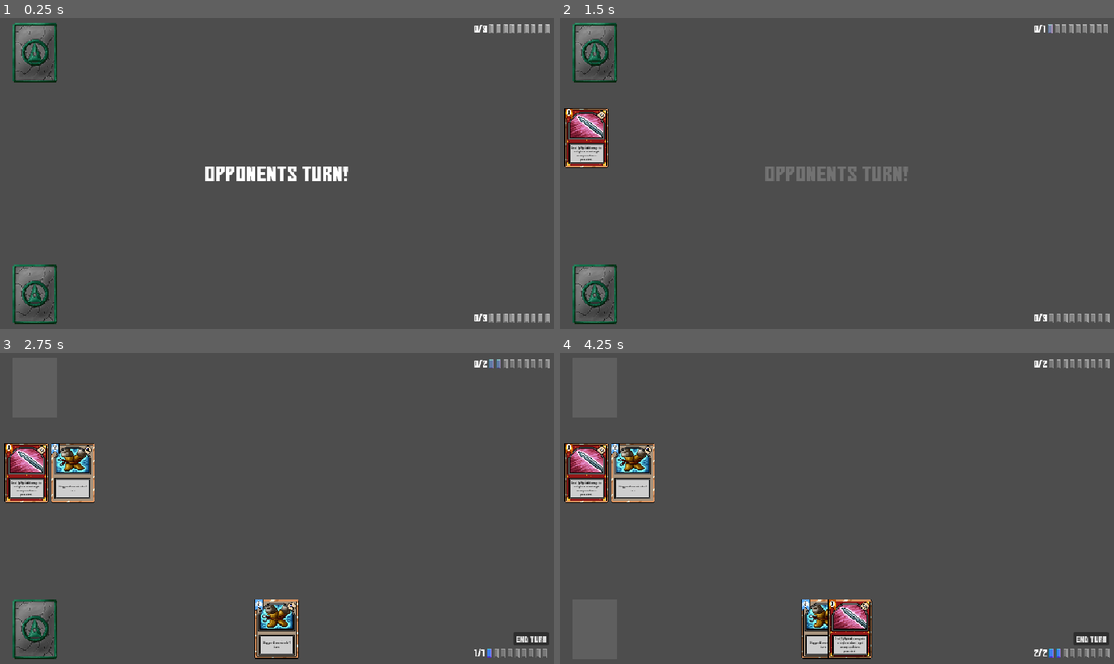
Above: before the commit, frames 1-4 (two rows, left to right).
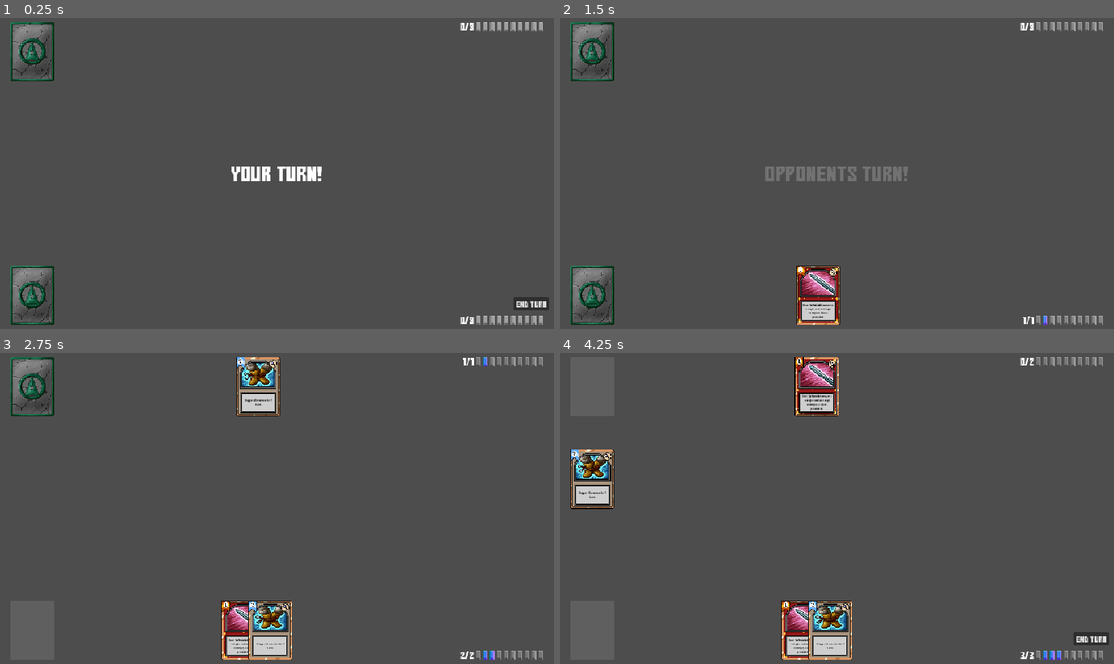
Above: after the commit, the same moments.

Repository: kieranlavelle/pixadeck
Game: Godot game, scene res://scenes/main.tscn
The game is run twice, just before and just after one commit, with the same random seed, the same clock (stepped at 60 frames per second) and the same inputs.
Inputs (mouse positions are in pixels of both pictures, inside the frame that each line leads up to):
- Up to frame 1 (0.25 s): no input
- Up to frame 2 (1.5 s): click (1091, 304) at 0.5 s, where only the run after the commit has a clickable "End Turn"; click (1091, 304) at 1.25 s, where only the run before the commit has a clickable "End Turn"
- Up to frame 3 (2.75 s): click (531, 639) at 2 s, where only the run after the commit has a clickable "End Turn"
- Up to frame 4 (4.25 s): move the mouse to (958, 492) at 2.77 s; press the mouse at (958, 492) at 2.78 s; right-click (958, 492) at 3.05 s; release the mouse at (958, 492) at 3.5 s; drag from (726, 524) to (809, 570) at 3.52 s

The runs differ from the first frame. In frame 1, 3.4% of the frame differs, in the area x 1-100%, y 1-99%; in frame 2, 5.2%; in frame 3, 9.1%, in the area x 0-100%, y 1-99%; in frame 4, 7.6%.

Commit message:
Refactor battle layout around combatants

Diff:
--- a/scenes/main.tscn
+++ b/scenes/main.tscn
@@ -1,22 +1,66 @@
 [gd_scene format=3 uid="uid://6ets8s8yauur"]
 
 [ext_resource type="Script" uid="uid://cgtpe2hl42evt" path="res://src/battle/battle_manager.gd" id="1_eb6dy"]
-[ext_resource type="PackedScene" uid="uid://dvvyp02wvklra" path="res://src/player/player.tscn" id="2_o6xl0"]
+[ext_resource type="PackedScene" uid="uid://dvvyp02wvklra" path="res://src/combatant/combatant.tscn" id="2_o6xl0"]
 [ext_resource type="Script" uid="uid://bw6ifcuinuiw5" path="res://src/scenes/battle_overlay/text_display.gd" id="6_85g3d"]
 [ext_resource type="Script" uid="uid://bvwxb4osm86ok" path="res://src/scenes/battle_overlay/skip_turn_button.gd" id="6_tipki"]
 [ext_resource type="FontFile" uid="uid://00clkfd0cxp2" path="res://assets/fonts/gomarice_no_continue.ttf" id="7_85g3d"]
 [ext_resource type="Script" uid="uid://dkkq2wtrajg0i" path="res://src/scenes/battle_overlay/battle_overlay.gd" id="7_choun"]
 [ext_resource type="PackedScene" uid="uid://dqsspfenvktrp" path="res://src/scenes/card_drop_zone.tscn" id="7_o6xl0"]
 [ext_resource type="Script" uid="uid://c7vod8twahxdi" path="res://src/scenes/turn_manager/turn_manager.gd" id="8_tipki"]
-[ext_resource type="PackedScene" uid="uid://5btx4itv08sa" path="res://src/enemy/enemy.tscn" id="9_trceg"]
 
-[node name="BattleManager" type="Node2D" unique_id=2129418468]
+[node name="BattleManager" type="Control" unique_id=982758747]
+layout_mode = 3
+anchors_preset = 15
+anchor_right = 1.0
+anchor_bottom = 1.0
+grow_horizontal = 2
+grow_vertical = 2
 script = ExtResource("1_eb6dy")
 
-[node name="Player" parent="." unique_id=572737044 groups=["Player"] instance=ExtResource("2_o6xl0")]
+[node name="BattleLayout" type="VBoxContainer" parent="." unique_id=1298152651]
+layout_mode = 1
+anchors_preset = 15
+anchor_right = 1.0
+anchor_bottom = 1.0
+grow_horizontal = 2
+grow_vertical = 2
+mouse_filter = 2
+
+[node name="TopSeat" type="MarginContainer" parent="BattleLayout" unique_id=1916993025]
+custom_minimum_size = Vector2(0, 120)
+layout_mode = 2
+theme_override_constants/margin_left = 20
+theme_override_constants/margin_top = 8
+theme_override_constants/margin_right = 20
+theme_override_constants/margin_bottom = 8
+
+[node name="Enemy" parent="BattleLayout/TopSeat" unique_id=135601075 groups=["Combatants"] instance=ExtResource("2_o6xl0")]
+layout_mode = 2
+
+[node name="Battlefield" type="MarginContainer" parent="BattleLayout" unique_id=1907019429]
+layout_mode = 2
+size_flags_vertical = 3
+theme_override_constants/margin_left = 20
+theme_override_constants/margin_top = 8
+theme_override_constants/margin_right = 20
+theme_override_constants/margin_bottom = 8
+
+[node name="CardDropZone" parent="BattleLayout/Battlefield" unique_id=1935065409 groups=["CardDropZone"] instance=ExtResource("7_o6xl0")]
+layout_mode = 2
+
+[node name="BottomSeat" type="MarginContainer" parent="BattleLayout" unique_id=497628844]
+custom_minimum_size = Vector2(0, 120)
+layout_mode = 2
+theme_override_constants/margin_left = 20
+theme_override_constants/margin_top = 8
+theme_override_constants/margin_right = 20
+theme_override_constants/margin_bottom = 8
+
+[node name="Player" parent="BattleLayout/BottomSeat" unique_id=1676522694 groups=["Combatants"] instance=ExtResource("2_o6xl0")]
+layout_mode = 2
 is_local_player = true
-
-[node name="Enemy" parent="." unique_id=1288679930 groups=["Player"] instance=ExtResource("9_trceg")]
+seat = 1
 
 [node name="BattleOverlay" type="CanvasLayer" parent="." unique_id=1143265905]
 layer = 100
@@ -51,13 +95,8 @@
 text = "End Turn"
 script = ExtResource("6_tipki")
 
-[node name="CardDropZone" parent="." unique_id=1935065409 groups=["CardDropZone"] instance=ExtResource("7_o6xl0")]
-
 [node name="TurnManager" type="Node" parent="." unique_id=1402197015]
 script = ExtResource("8_tipki")
 
 [connection signal="pressed" from="BattleOverlay/EndTurnButton" to="BattleOverlay/EndTurnButton" method="_on_pressed"]
 [connection signal="turn_finished" from="TurnManager" to="TurnManager" method="_on_turn_ended"]
-
-[editable path="Player"]
-[editable path="Enemy"]
--- a/src/battle/battle_manager.gd
+++ b/src/battle/battle_manager.gd
@@ -1,18 +1,22 @@
 class_name BattleManager
-extends Node2D
+extends Control
 
-@onready var PlayerNode = $Player
-@onready var EnemyNode = $Enemy
 @onready var TurnManagerNode = $TurnManager
 @onready var BattleOverlay = $BattleOverlay
 
-var players: Array[BasePlayer] = []
+var combatants: Array[Combatant] = []
 
 func _ready():
 
-	# if A player end's their turn emit turn_finished
-	PlayerNode.player_turn_ended.connect(TurnManagerNode.turn_finished.emit)
-	EnemyNode.player_turn_ended.connect(TurnManagerNode.turn_finished.emit)
+	# discover combatants in this battle
+	combatants.assign(get_tree().get_nodes_in_group("Combatants"))
+	for combatant in combatants:
+		combatant.combatant_id = combatant.get_instance_id()
+		combatant.apply_layout()
+
+		# connect their signals
+		combatant.player_turn_ended.connect(TurnManagerNode.turn_finished.emit)
+		TurnManagerNode.turn_started.connect(combatant._on_turn_start)
 
 	# If A player skips their turn emit turn finished
 	BattleOverlay.request_end_turn.connect(TurnManagerNode.turn_finished.emit)
@@ -22,21 +26,16 @@
 	TurnManagerNode.turn_started.connect(_ui_on_turn_start)
 
 	# What to do when a turn starts?
-	TurnManagerNode.turn_started.connect(PlayerNode._on_turn_start)
-	TurnManagerNode.turn_started.connect(EnemyNode._on_turn_start)
 	TurnManagerNode.turn_started.connect(BattleOverlay._on_turn_start)
 
-	players.assign(get_tree().get_nodes_in_group("Player"))
-	for player in players:
-		player.player_id = player.get_instance_id()
 
-	TurnManagerNode.start(players)
+	TurnManagerNode.start(combatants)
 
-func _ui_on_turn_start(player: BasePlayer) -> void:
+func _ui_on_turn_start(combatant: Combatant) -> void:
 
 	# we don't need to check it's there turn as it must be inside this
 	# as the signal fired.
-	if player.is_local_player:
+	if combatant.is_local_player:
 		BattleOverlay.show_end_turn_button()
 	else:
 		BattleOverlay.hide_end_turn_button()
--- a/src/card/card.gd
+++ b/src/card/card.gd
@@ -52,8 +52,8 @@
 		_update_tooltip_position()
 
 
-# proxy inputs to current state handler
-func _unhandled_input(event) -> void:
+
+func _gui_input(event: InputEvent) -> void:
 	if card_state.current_state:
 		card_state.current_state.handle_input(event)
 
--- a/src/card/card_state_machine.gd
+++ b/src/card/card_state_machine.gd
@@ -22,7 +22,6 @@
 
 
 func transition_to(state: String) -> void:
-
 	# we can never move another players cards to these states
 	if not card.is_locally_owned and PLAYER_TURN_ONLY_STATES.has(state):
 		return
@@ -30,8 +29,6 @@
 	# cant move your card into these states on your opponents turn
 	if card.opponents_turn and PLAYER_TURN_ONLY_STATES.has(state):
 		return
-
-	print("moved from state: ", current_state.name, " to: ", state)
 
 	var new_state = states[state]
 
--- a/src/scripts/base_player.gd
+++ b/src/combatant/combatant.gd
@@ -1,36 +1,57 @@
-class_name BasePlayer
-extends Node
+class_name Combatant
+extends Control
 
 @export var is_local_player: bool
+@export var seat: Seat
 
-@onready var deck = $Deck
-@onready var hand = $Hand
-@onready var mana = $Mana
+@onready var deck = $Layout/Deck
+@onready var hand = $Layout/Hand
+@onready var mana = $Layout/Mana
+@onready var layout = $Layout
+@onready var ai_controller = $AIController
 
 signal player_turn_ended
 
+enum Seat { TOP, BOTTOM }
+
 # set by the battle manager at battle start.
 # used to infer if it is the players turn
-var player_id: int
+var combatant_id: int
 
 func _ready() -> void:
 	hand.request_play_card.connect(_request_to_play_card)
 	hand.request_transition.connect(_handle_card_transition_request)
+	hand.owner_combatant = self
+
+
+	# disable the AI controller if this is a player
+	if is_local_player:
+		ai_controller.set_process(false)
+	else:
+		ai_controller.setup(self)
 
 
 func _player_turn_ended() -> void:
 	player_turn_ended.emit()
 
 
-func _on_turn_start(player: BasePlayer) -> void:
+func _on_turn_start(combatant: Combatant) -> void:
 	# if it's the players turn, draw a card from their hand
-	if player.player_id == player_id:
-		# this just feels a bit better, so we can see the card appear
+	if combatant.combatant_id == combatant_id:
+
+		# Wait so we can see the cards appear.
+		# TODO: This will be replaced with animation await
 		await get_tree().create_timer(1).timeout
+
+		# behaviours agnostic to real vs ai player.
 		deck.draw_card()
 		enable_player()
+		mana.on_new_turn()
 
-		mana.on_new_turn()
+		# If it's an AI hand control to the controller.
+		if not is_local_player:
+			ai_controller.play_turn()
+
 	else:
 		disable_player()
 
@@ -67,3 +88,17 @@
 			callback.call(false)
 	else:
 		callback.call(true)
+
+
+
+func apply_layout() -> void:
+	# In future if we want to mirror layouts we can move the index
+	# of Layout to changer their ordering
+	if seat == Seat.BOTTOM:
+		mana.size_flags_vertical = Control.SIZE_SHRINK_END
+		deck.size_flags_vertical = Control.SIZE_SHRINK_END
+		hand.size_flags_vertical = Control.SIZE_SHRINK_END
+	else:
+		mana.size_flags_vertical = Control.SIZE_SHRINK_BEGIN
+		deck.size_flags_vertical = Control.SIZE_SHRINK_BEGIN
+		hand.size_flags_vertical = Control.SIZE_SHRINK_BEGIN
--- /dev/null
+++ b/src/combatant/combatant.tscn
@@ -0,0 +1,52 @@
+[gd_scene format=3 uid="uid://dvvyp02wvklra"]
+
+[ext_resource type="Script" uid="uid://dtgwn70lplb04" path="res://src/combatant/combatant.gd" id="1_o822w"]
+[ext_resource type="PackedScene" uid="uid://cryj3mghpm68i" path="res://src/deck/deck.tscn" id="2_x42xx"]
+[ext_resource type="Script" uid="uid://by78ddj4qp3w6" path="res://src/card/card_data.gd" id="3_l271a"]
+[ext_resource type="Resource" uid="uid://c7ib0x1vjkvrj" path="res://src/card/_cards/strike.tres" id="4_8ydov"]
+[ext_resource type="Resource" uid="uid://bmk4te5ggnitg" path="res://src/card/_cards/dome.tres" id="5_ylhto"]
+[ext_resource type="PackedScene" uid="uid://cm7rcu252yg0r" path="res://src/hand/hand.tscn" id="6_cwolq"]
+[ext_resource type="Script" uid="uid://ddw12klinnuwf" path="res://src/hand/hand.gd" id="7_2smqc"]
+[ext_resource type="PackedScene" uid="uid://cmhi8vns8xt7s" path="res://src/combatant/mana/mana.tscn" id="8_x42xx"]
+[ext_resource type="Script" uid="uid://b8gfm8g1lt6ug" path="res://src/combatant/controllers/ai_controller.gd" id="9_l271a"]
+
+[node name="Combatant" type="Control" unique_id=756094817]
+custom_minimum_size = Vector2(920, 140)
+layout_mode = 3
+anchors_preset = 0
+mouse_filter = 2
+script = ExtResource("1_o822w")
+
+[node name="AIController" type="Node" parent="." unique_id=1915990741]
+script = ExtResource("9_l271a")
+
+[node name="Layout" type="HBoxContainer" parent="." unique_id=1848351654]
+layout_mode = 1
+anchors_preset = 15
+anchor_right = 1.0
+anchor_bottom = 1.0
+grow_horizontal = 2
+grow_vertical = 2
+mouse_filter = 2
+theme_override_constants/separation = 10
+
+[node name="Deck" parent="Layout" unique_id=465602771 instance=ExtResource("2_x42xx")]
+custom_minimum_size = Vector2(76, 103)
+layout_mode = 2
+size_flags_horizontal = 5
+size_flags_vertical = 8
+starting_deck = Array[ExtResource("3_l271a")]([ExtResource("4_8ydov"), ExtResource("5_ylhto")])
+
+[node name="Hand" parent="Layout" unique_id=475158690 instance=ExtResource("6_cwolq")]
+unique_name_in_owner = true
+custom_minimum_size = Vector2(0, 103)
+layout_mode = 2
+size_flags_horizontal = 3
+size_flags_vertical = 8
+mouse_filter = 2
+theme_override_constants/separation = -30
+script = ExtResource("7_2smqc")
+
+[node name="Mana" parent="Layout" unique_id=998965938 instance=ExtResource("8_x42xx")]
+layout_mode = 2
+size_flags_vertical = 8
--- /dev/null
+++ b/src/combatant/controllers/ai_controller.gd
@@ -0,0 +1,20 @@
+class_name AIController
+extends Node
+
+var combatant: Combatant
+
+
+func setup(_combatant: Combatant) -> void:
+	combatant = _combatant
+
+
+func play_turn() -> void:
+	# look at the cards in hand, pick one, play it.
+	var dropzone: CardDropZone = get_tree().get_first_node_in_group("CardDropZone")
+
+	if len(combatant.hand.cards) > 0:
+		for card in combatant.hand.cards:
+			combatant._request_to_play_card(card, dropzone)
+
+	# if we got here, the AI has tried to play every card in hand
+	combatant.player_turn_ended.emit()
--- a/src/player/mana.gd
+++ b/src/combatant/mana/mana.gd
@@ -24,7 +24,7 @@
 		add_child(instance)
 
 
-# called from the BasePlayer when a new turn starts
+# called from the Combatant when a new turn starts
 func on_new_turn() -> void:
 	if current_max_mana < MAX_MANA:
 		current_max_mana += 1
--- /dev/null
+++ b/src/combatant/mana/mana.tscn
@@ -0,0 +1,22 @@
+[gd_scene format=3 uid="uid://cmhi8vns8xt7s"]
+
+[ext_resource type="Script" uid="uid://b0jtrb1aw7ykf" path="res://src/combatant/mana/mana.gd" id="1_n50ek"]
+[ext_resource type="FontFile" uid="uid://00clkfd0cxp2" path="res://assets/fonts/gomarice_no_continue.ttf" id="2_62vfg"]
+[ext_resource type="PackedScene" uid="uid://dh6psppxa7mcx" path="res://src/scenes/mana_crystals/mana_crystal.tscn" id="3_dy0dv"]
+
+[node name="Mana" type="HBoxContainer" unique_id=998965938]
+custom_minimum_size = Vector2(0, 17)
+anchors_preset = 15
+anchor_right = 1.0
+anchor_bottom = 1.0
+grow_horizontal = 2
+grow_vertical = 2
+script = ExtResource("1_n50ek")
+
+[node name="ManaLabel" type="Label" parent="." unique_id=215264000]
+layout_mode = 2
+theme_override_fonts/font = ExtResource("2_62vfg")
+text = "0/9"
+
+[node name="ManaCrystal" parent="." unique_id=1853425976 instance=ExtResource("3_dy0dv")]
+layout_mode = 2
--- a/src/enemy/enemy.gd
+++ /dev/null
@@ -1,22 +0,0 @@
-class_name Enemy
-extends BasePlayer
-
-
-func _on_turn_start(player: BasePlayer) -> void:
-	# call base class on turn start func
-	await super(player)
-	if player.player_id == player_id:
-		play_turn()
-
-
-func play_turn() -> void:
-	# look at the cards in hand, pick one, play it.
-	var dropzone: CardDropZone = get_tree().get_first_node_in_group("CardDropZone")
-	if len(hand.cards) > 0:
-
-		var cards: Array[Card] = hand.cards.duplicate()
-		for card in cards:
-			_request_to_play_card(card, dropzone)
-
-	# if we got here, the AI has tried to play every card in hand
-	player_turn_ended.emit()
--- a/src/enemy/enemy.tscn
+++ /dev/null
@@ -1,35 +0,0 @@
-[gd_scene format=3 uid="uid://5btx4itv08sa"]
-
-[ext_resource type="Script" uid="uid://bggrpu1tght8j" path="res://src/enemy/enemy.gd" id="1_ll8s5"]
-[ext_resource type="PackedScene" uid="uid://cryj3mghpm68i" path="res://src/deck/deck.tscn" id="2_pql7r"]
-[ext_resource type="Script" uid="uid://by78ddj4qp3w6" path="res://src/card/card_data.gd" id="3_fuy6v"]
-[ext_resource type="Resource" uid="uid://c7ib0x1vjkvrj" path="res://src/card/_cards/strike.tres" id="4_njrcb"]
-[ext_resource type="Resource" uid="uid://bmk4te5ggnitg" path="res://src/card/_cards/dome.tres" id="5_cju2l"]
-[ext_resource type="PackedScene" uid="uid://cm7rcu252yg0r" path="res://src/hand/hand.tscn" id="6_e2x2n"]
-[ext_resource type="Script" uid="uid://ddw12klinnuwf" path="res://src/hand/hand.gd" id="7_3tv5q"]
-[ext_resource type="PackedScene" uid="uid://cmhi8vns8xt7s" path="res://src/player/mana.tscn" id="8_pql7r"]
-
-[node name="Enemy" type="Node" unique_id=1288679930]
-script = ExtResource("1_ll8s5")
-
-[node name="Deck" parent="." unique_id=465602771 instance=ExtResource("2_pql7r")]
-offset_left = 25.0
-offset_top = 10.0
-offset_right = 101.0
-offset_bottom = 113.0
-starting_deck = Array[ExtResource("3_fuy6v")]([ExtResource("4_njrcb"), ExtResource("5_cju2l")])
-
-[node name="Hand" parent="." unique_id=475158690 instance=ExtResource("6_e2x2n")]
-unique_name_in_owner = true
-anchors_preset = 10
-anchor_top = 0.0
-anchor_bottom = 0.0
-grow_vertical = 1
-mouse_filter = 2
-theme_override_constants/separation = -30
-script = ExtResource("7_3tv5q")
-
-[node name="Mana" parent="." unique_id=998965938 instance=ExtResource("8_pql7r")]
-offset_top = 0.0
-offset_right = 843.0
-offset_bottom = 40.0
--- a/src/hand/hand.gd
+++ b/src/hand/hand.gd
@@ -8,6 +8,7 @@
 signal request_transition(card: Card, from: String, to: String, callback: Callable)
 
 var cards: Array[Card] = []
+var owner_combatant: Combatant
 
 func add_to_hand(card_data: CardData) -> void:
 	if cards.size() < DEFAULT_MAX_HAND_SIZE:
@@ -25,11 +26,14 @@
 func update_cards_for_turn(is_opponents_turn: bool) -> void:
 	for card in get_children():
 		card.opponents_turn = is_opponents_turn
-		card.is_locally_owned = get_parent().is_local_player
+		card.is_locally_owned = owner_combatant.is_local_player
 
 
 
 func play_card(card: Card, new_parent: CardDropZone) -> void:
-	new_parent.play_card(card, get_parent())
+	new_parent.play_card(card, owner_combatant)
 	var index = cards.find(card)
-	cards.remove_at(index)
+
+	# find() can return -1
+	if index != -1:
+		cards.remove_at(index)
--- a/src/player/mana.tscn
+++ /dev/null
@@ -1,16 +0,0 @@
-[gd_scene format=3 uid="uid://cmhi8vns8xt7s"]
-
-[ext_resource type="Script" uid="uid://b0jtrb1aw7ykf" path="res://src/player/mana.gd" id="1_n50ek"]
-[ext_resource type="FontFile" uid="uid://00clkfd0cxp2" path="res://assets/fonts/gomarice_no_continue.ttf" id="2_62vfg"]
-
-[node name="Mana" type="HBoxContainer" unique_id=998965938]
-offset_left = 820.0
-offset_top = 500.0
-offset_right = 953.0
-offset_bottom = 540.0
-script = ExtResource("1_n50ek")
-
-[node name="ManaLabel" type="Label" parent="." unique_id=215264000]
-layout_mode = 2
-theme_override_fonts/font = ExtResource("2_62vfg")
-text = "0/9"
--- a/src/player/player.gd
+++ /dev/null
@@ -1,2 +0,0 @@
-class_name Player
-extends BasePlayer
--- a/src/player/player.tscn
+++ /dev/null
@@ -1,30 +0,0 @@
-[gd_scene format=3 uid="uid://dvvyp02wvklra"]
-
-[ext_resource type="Script" uid="uid://dtgwn70lplb04" path="res://src/player/player.gd" id="1_o822w"]
-[ext_resource type="PackedScene" uid="uid://cryj3mghpm68i" path="res://src/deck/deck.tscn" id="2_x42xx"]
-[ext_resource type="Script" uid="uid://by78ddj4qp3w6" path="res://src/card/card_data.gd" id="3_l271a"]
-[ext_resource type="Resource" uid="uid://c7ib0x1vjkvrj" path="res://src/card/_cards/strike.tres" id="4_8ydov"]
-[ext_resource type="Resource" uid="uid://bmk4te5ggnitg" path="res://src/card/_cards/dome.tres" id="5_ylhto"]
-[ext_resource type="PackedScene" uid="uid://cm7rcu252yg0r" path="res://src/hand/hand.tscn" id="6_cwolq"]
-[ext_resource type="Script" uid="uid://ddw12klinnuwf" path="res://src/hand/hand.gd" id="7_2smqc"]
-[ext_resource type="PackedScene" uid="uid://cmhi8vns8xt7s" path="res://src/player/mana.tscn" id="8_x42xx"]
-
-[node name="Player" type="Node" unique_id=572737044]
-script = ExtResource("1_o822w")
-
-[node name="Deck" parent="." unique_id=465602771 instance=ExtResource("2_x42xx")]
-offset_left = 25.0
-offset_top = 427.0
-offset_right = 101.0
-offset_bottom = 530.0
-starting_deck = Array[ExtResource("3_l271a")]([ExtResource("4_8ydov"), ExtResource("5_ylhto")])
-
-[node name="Hand" parent="." unique_id=475158690 instance=ExtResource("6_cwolq")]
-unique_name_in_owner = true
-offset_top = -10.0
-offset_bottom = -10.0
-mouse_filter = 2
-theme_override_constants/separation = -30
-script = ExtResource("7_2smqc")
-
-[node name="Mana" parent="." unique_id=998965938 instance=ExtResource("8_x42xx")]
--- a/src/scenes/battle_overlay/battle_overlay.gd
+++ b/src/scenes/battle_overlay/battle_overlay.gd
@@ -11,7 +11,7 @@
 	# re-emit childs signal
 	EndTurnButton.request_end_turn.connect(request_end_turn.emit)
 
-func _on_turn_start(player: BasePlayer):
+func _on_turn_start(player: Combatant):
 	# for now, the actul player will always be player 0 as they're first in the tree
 	if player.is_local_player:
 		TextDisplayNode.display_text("Your turn!")
--- a/src/scenes/card_drop_zone.gd
+++ b/src/scenes/card_drop_zone.gd
@@ -4,13 +4,13 @@
 # The card dropzone technically has two zones. One for each player.
 # the CardDropZone decides where a card gets reparented to.
 
-@onready var OpponentZone = $OpponentGrid
-@onready var PlayerZone = $PlayerGrid
+@onready var TopZone = $Layout/TopZone
+@onready var BottomZone = $Layout/BottomZone
 
 
 # currently there is no notion of an owner, and there is only a player
-func play_card(card: Card, player: BasePlayer):
-	if player.is_local_player:
-		card.reparent(PlayerZone)
+func play_card(card: Card, combatant: Combatant):
+	if combatant.seat == Combatant.Seat.BOTTOM:
+		card.reparent(BottomZone)
 	else:
-		card.reparent(OpponentZone)
+		card.reparent(TopZone)
--- a/src/scenes/card_drop_zone.tscn
+++ b/src/scenes/card_drop_zone.tscn
@@ -5,25 +5,25 @@
 [node name="CardDropZone" type="Control" unique_id=1935065409]
 layout_mode = 3
 anchors_preset = 0
-offset_left = 10.0
-offset_top = 105.0
-offset_right = 950.0
-offset_bottom = 435.0
 mouse_filter = 2
 script = ExtResource("1_giaq4")
 
-[node name="OpponentGrid" type="GridContainer" parent="." unique_id=729958016]
-layout_mode = 0
-offset_top = 52.0
-offset_right = 940.0
-offset_bottom = 155.0
+[node name="Layout" type="VBoxContainer" parent="." unique_id=1968807753]
+layout_mode = 1
+anchors_preset = 15
+anchor_right = 1.0
+anchor_bottom = 1.0
+grow_horizontal = 2
+grow_vertical = 2
+
+[node name="TopZone" type="GridContainer" parent="Layout" unique_id=729958016]
+layout_mode = 2
+size_flags_vertical = 3
 mouse_filter = 2
 columns = 12
 
-[node name="PlayerGrid" type="GridContainer" parent="." unique_id=77884986]
-layout_mode = 0
-offset_top = 175.0
-offset_right = 940.0
-offset_bottom = 340.0
+[node name="BottomZone" type="GridContainer" parent="Layout" unique_id=77884986]
+layout_mode = 2
+size_flags_vertical = 3
 mouse_filter = 2
 columns = 12
--- a/src/scenes/turn_manager/turn_manager.gd
+++ b/src/scenes/turn_manager/turn_manager.gd
@@ -2,27 +2,27 @@
 extends Node
 
 
-signal turn_started(player: BasePlayer)
+signal turn_started(combatant: Combatant)
 signal turn_finished
 
 
-var current_player: BasePlayer
+var current_combatant: Combatant
 var turn_count: int = 1
-var players: Array[BasePlayer] = []
+var combatants: Array[Combatant] = []
 
-func start(all_players: Array[BasePlayer]) -> void:
+func start(all_combatants: Array[Combatant]) -> void:
 	# flip a coin and decide who goes first.
-	players = all_players
-	current_player = all_players.pick_random()
-	turn_started.emit(current_player)
+	combatants = all_combatants
+	current_combatant = all_combatants.pick_random()
+	turn_started.emit(current_combatant)
 
 # flip to the other player
 func _on_turn_ended() -> void:
-	var index := players.find(current_player)
+	var index := combatants.find(current_combatant)
 	index += 1
 
-	if index >= players.size():
+	if index >= combatants.size():
 		index = 0
 
-	current_player = players[index]
-	turn_started.emit(current_player)
+	current_combatant = combatants[index]
+	turn_started.emit(current_combatant)
Renamed: src/player/player.gd.uid -> src/combatant/combatant.gd.uid
Not shown, added: src/combatant/controllers/ai_controller.gd.uid
Renamed: src/player/mana.gd.uid -> src/combatant/mana/mana.gd.uid
Not shown, removed: src/enemy/enemy.gd.uid
Not shown, removed: src/scripts/base_player.gd.uid
